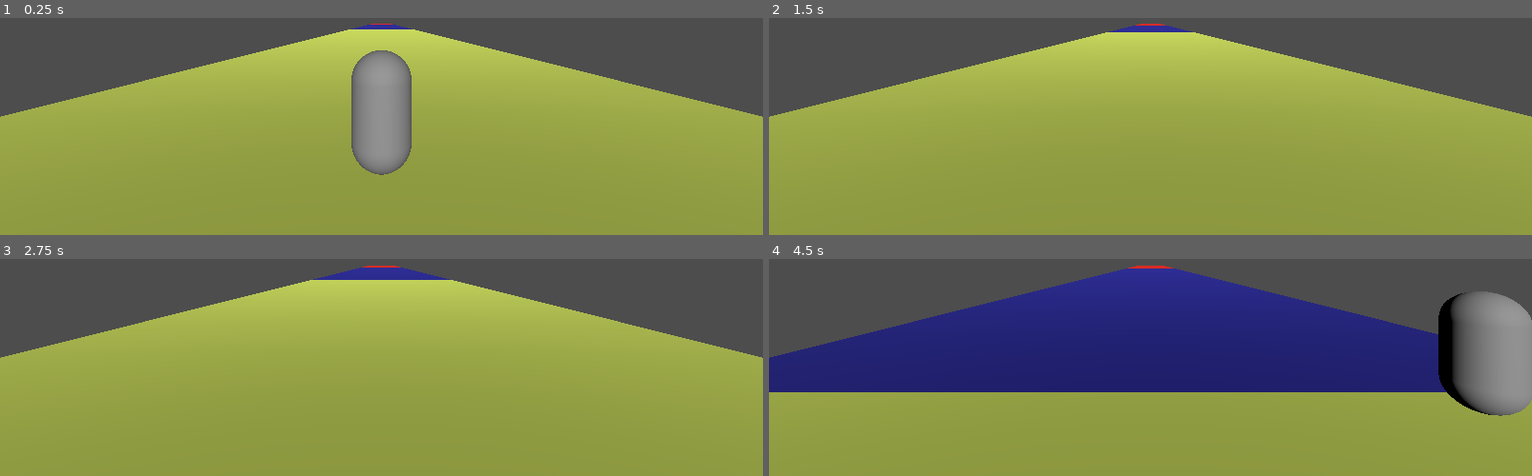
Above: before the commit, frames 1-4 (two rows, left to right).
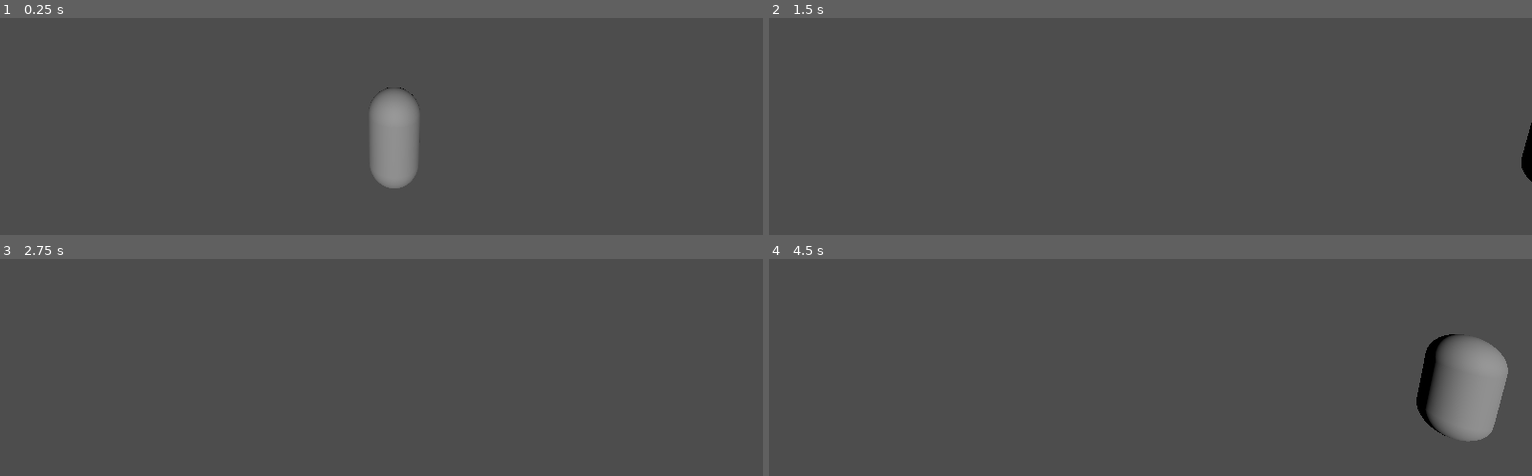
Above: after the commit, the same moments.

Repository: AnthoMarquet/godot-infinite-runner
Game: Godot game, scene res://world.tscn
Two runs of this game, one before a commit and one after it. Both use one fixed random seed, a clock stepped at 60 frames per second and the inputs below.
Inputs:
- Up to frame 1 (0.25 s): no input
- Up to frame 2 (1.5 s): tap Enter at 0.5 s; hold D (right) 0.53-1.28 s; hold S (down) from 1.28 s (still down)
- Up to frame 3 (2.75 s): tap Space at 2 s; release S (down) at 2.03 s; hold D (right) from 2.03 s (still down)
- Up to frame 4 (4.5 s): release D (right) at 2.78 s; hold W (up) 2.78-3.53 s; tap Enter at 3.5 s; hold A (left) from 3.53 s (still down)

The runs differ from the first frame. In frame 1, 75% of the frame differs, in the area x 0-100%, y 2-100%; in frame 2, 76%; in frame 3, 76%; in frame 4, 78%, in the area x 0-100%, y 3-100%.
Error after the commit: Parse Error: Class "Ground" hides a global script class. (res://Ground.gd:2)

Commit message:
feat: infinite corridor

Diff:
--- /dev/null
+++ b/Corridor.gd
@@ -0,0 +1,32 @@
+extends Node3D
+class_name Corridor
+
+var number = 3
+var offset = 100
+var count = 0
+
+## The set of terrian blocks which are currently rendered to viewport
+var terrain_belt: Array[MeshInstance3D] = []
+
+func _ready():
+	_initGround()
+
+func _initGround():
+	for n in number:
+		var ground: Ground = preload("res://ground.tscn").instantiate()
+		ground.position.z = -(n*offset)
+		ground.position.y = 0
+		ground.position.x = 0
+		add_child(ground)
+
+func _addGroundAtTheEndOfCorridor(position):
+		var ground: Ground = preload("res://ground.tscn").instantiate()
+		ground.position.z = position-(number*offset)
+		ground.position.y = 0
+		ground.position.x = 0
+		add_child(ground)
+
+func _on_area_3d_body_entered(body):
+	if body is Ground:
+		_addGroundAtTheEndOfCorridor(body.position.z)
+		body.queue_free()
--- a/Floor.gd
+++ /dev/null
@@ -1,15 +0,0 @@
-extends StaticBody3D
-
-const speed = 20.0
-
-func _physics_process(delta):
-	position.z += speed * delta
-
-#func _ready():
-	##pass
-	#_addGround()
-	#
-#func _addGround():
-	#var ground = load("res://ground.tscn").instantiate()
-	#ground.position.z = -20
-	#add_child(ground)
--- /dev/null
+++ b/ground.gd
@@ -0,0 +1,7 @@
+extends RigidBody3D
+class_name Ground
+
+const speed = 20.0
+
+func _physics_process(delta):
+	position.z += speed * delta
--- a/ground.tscn
+++ b/ground.tscn
@@ -1,17 +1,30 @@
-[gd_scene load_steps=4 format=3 uid="uid://cbtsutygk3yog"]
+[gd_scene load_steps=6 format=3 uid="uid://cbtsutygk3yog"]
 
 [ext_resource type="Script" path="res://MeshInstance3D.gd" id="1_q2jni"]
+[ext_resource type="Script" path="res://Ground.gd" id="1_vccdi"]
+
+[sub_resource type="BoxShape3D" id="BoxShape3D_2g0am"]
+size = Vector3(20, 1, 100)
 
 [sub_resource type="PlaneMesh" id="PlaneMesh_6c5nu"]
-size = Vector2(2, 10)
+size = Vector2(20, 100)
 
 [sub_resource type="StandardMaterial3D" id="StandardMaterial3D_rtg08"]
 
-[node name="Ground" type="Node3D"]
+[node name="Ground" type="RigidBody3D"]
 transform = Transform3D(1, 0, 0, 0, 1, 0, 0, 0, 1, 0, 0, -10.281)
+axis_lock_linear_y = true
+axis_lock_angular_x = true
+axis_lock_angular_y = true
+axis_lock_angular_z = true
+script = ExtResource("1_vccdi")
+
+[node name="CollisionShape3D" type="CollisionShape3D" parent="."]
+transform = Transform3D(1, 0, 0, 0, 1, 0, 0, 0, 1, 2.08165e-12, 2.08165e-12, 0)
+shape = SubResource("BoxShape3D_2g0am")
 
 [node name="MeshInstance3D" type="MeshInstance3D" parent="."]
-transform = Transform3D(10, 0, 0, 0, 10, 0, 0, 0, 10, 0, 0, -40.7391)
+transform = Transform3D(1, 0, 0, 0, 1, 0, 0, 0, 1, 2.08165e-12, 2.08165e-12, 2.08165e-12)
 mesh = SubResource("PlaneMesh_6c5nu")
 surface_material_override/0 = SubResource("StandardMaterial3D_rtg08")
 script = ExtResource("1_q2jni")
--- a/project.godot
+++ b/project.godot
@@ -11,7 +11,7 @@
 [application]
 
 config/name="InfiniteRunner"
-run/main_scene="res://world.tscn"
+run/main_scene="res://World.tscn"
 config/features=PackedStringArray("4.2", "GL Compatibility")
 config/icon="res://icon.svg"
 
--- a/world.gd
+++ /dev/null
@@ -1,17 +0,0 @@
-extends Node3D
-
-
-var number = 3
-var offset = -100
-
-func _ready():
-	#pass
-	for n in number:
-		_addGround(n)
-
-func _addGround(n):
-	var ground = preload("res://ground.tscn").instantiate()
-	ground.position.z = n*offset
-	ground.position.y = 0
-	ground.position.x = 0
-	$Floor.add_child(ground)
--- a/world.tscn
+++ b/world.tscn
@@ -1,23 +1,20 @@
-[gd_scene load_steps=8 format=3 uid="uid://chpr7t060m1fu"]
+[gd_scene load_steps=6 format=3 uid="uid://chpr7t060m1fu"]
 
-[ext_resource type="Script" path="res://Floor.gd" id="1_cjdvo"]
-[ext_resource type="Script" path="res://world.gd" id="1_yhtm2"]
 [ext_resource type="Script" path="res://Player.gd" id="2_amrcx"]
-[ext_resource type="PackedScene" uid="uid://cbtsutygk3yog" path="res://ground.tscn" id="2_hjcc4"]
+[ext_resource type="Script" path="res://Corridor.gd" id="3_8oamg"]
 
 [sub_resource type="CapsuleMesh" id="CapsuleMesh_2mk4b"]
 
 [sub_resource type="ConcavePolygonShape3D" id="ConcavePolygonShape3D_pdol7"]
 data = PackedVector3Array(0, 1, 0, 0, 1, 0, 0, 0.9924, -0.0868, 0, 1, 0, -0.0085, 0.9924, -0.0864, 0, 0.9924, -0.0868,  …(245690 unchanged characters)…
 
-[sub_resource type="BoxShape3D" id="BoxShape3D_e8bpw"]
-size = Vector3(2.08165e-12, 2.08165e-12, 2.08165e-12)
+[sub_resource type="BoxShape3D" id="BoxShape3D_6hhih"]
+size = Vector3(20, 10, 1)
 
 [node name="World" type="Node3D"]
-script = ExtResource("1_yhtm2")
 
 [node name="Player" type="CharacterBody3D" parent="."]
-transform = Transform3D(1, -3.48787e-16, 3.48787e-16, 3.48787e-16, 1, -3.48787e-16, -3.48787e-16, 3.48787e-16, 1, 2.08165e-12, 1.028, 2.08165e-12)
+transform = Transform3D(1, -3.48787e-16, 3.48787e-16, 3.48787e-16, 1, -3.48787e-16, -3.48787e-16, 3.48787e-16, 1, 2.08165e-12, 1, 2.08165e-12)
 script = ExtResource("2_amrcx")
 
 [node name="MeshInstance3D" type="MeshInstance3D" parent="Player"]
@@ -28,19 +25,21 @@
 transform = Transform3D(1, 1.14935e-09, 5.41817e-11, 1.73677e-09, 1, -1.40934e-09, 1.69909e-13, -8.05831e-10, 1, 0, 0, 0)
 shape = SubResource("ConcavePolygonShape3D_pdol7")
 
-[node name="Floor" type="StaticBody3D" parent="."]
-script = ExtResource("1_cjdvo")
-
-[node name="CollisionShape3D" type="CollisionShape3D" parent="Floor"]
-transform = Transform3D(1, 0, 0, 0, 1, 0, 0, 0, 1, 2.08165e-12, -1, -39.7638)
-shape = SubResource("BoxShape3D_e8bpw")
-
-[node name="Ground" parent="Floor" instance=ExtResource("2_hjcc4")]
-transform = Transform3D(1, 0, 0, 0, 1, 0, 0, 0, 1, 0, 0, -8.30784)
-visible = false
+[node name="Corridor" type="Node3D" parent="."]
+script = ExtResource("3_8oamg")
 
 [node name="Camera3D" type="Camera3D" parent="."]
-transform = Transform3D(1, 0, 0, 0, 1, 0, 0, 0, 1, 0, 2.51004, 4.63622)
+transform = Transform3D(0.998765, -0.00928731, 0.0488108, 9.47052e-11, 0.982376, 0.186918, -0.0496865, -0.186687, 0.981162, 0, 4.25972, 4.96544)
 
 [node name="DirectionalLight3D" type="DirectionalLight3D" parent="."]
-transform = Transform3D(1, 0, 0, 0, 0.937919, 0.346854, 0, -0.346854, 0.937919, 0, 2.72471, 5.02325)
+transform = Transform3D(1, 0, 0, 0, 0.937919, 0.346854, 0, -0.346854, 0.937919, 3.85936, 3.71056, 4.75874)
+
+[node name="Area3D" type="Area3D" parent="."]
+transform = Transform3D(1, 0, 0, 0, 1, 0, 0, 0, 1, 2.08165e-12, 2.08165e-12, 100)
+collision_layer = 0
+
+[node name="CollisionShape3D" type="CollisionShape3D" parent="Area3D"]
+transform = Transform3D(1, 0, 0, 0, 1, 0, 0, 0, 1, 2.08165e-12, 2.08165e-12, 2.08165e-12)
+shape = SubResource("BoxShape3D_6hhih")
+
+[connection signal="body_entered" from="Area3D" to="Corridor" method="_on_area_3d_body_entered"]
